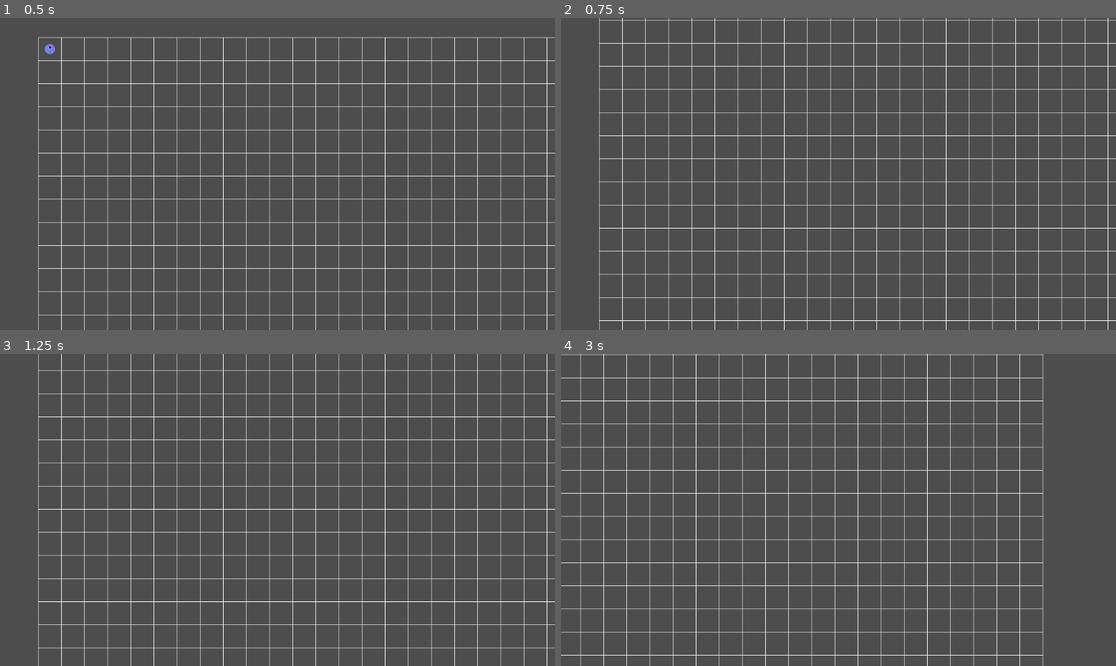
Above: before the commit, frames 1-4 (two rows, left to right).
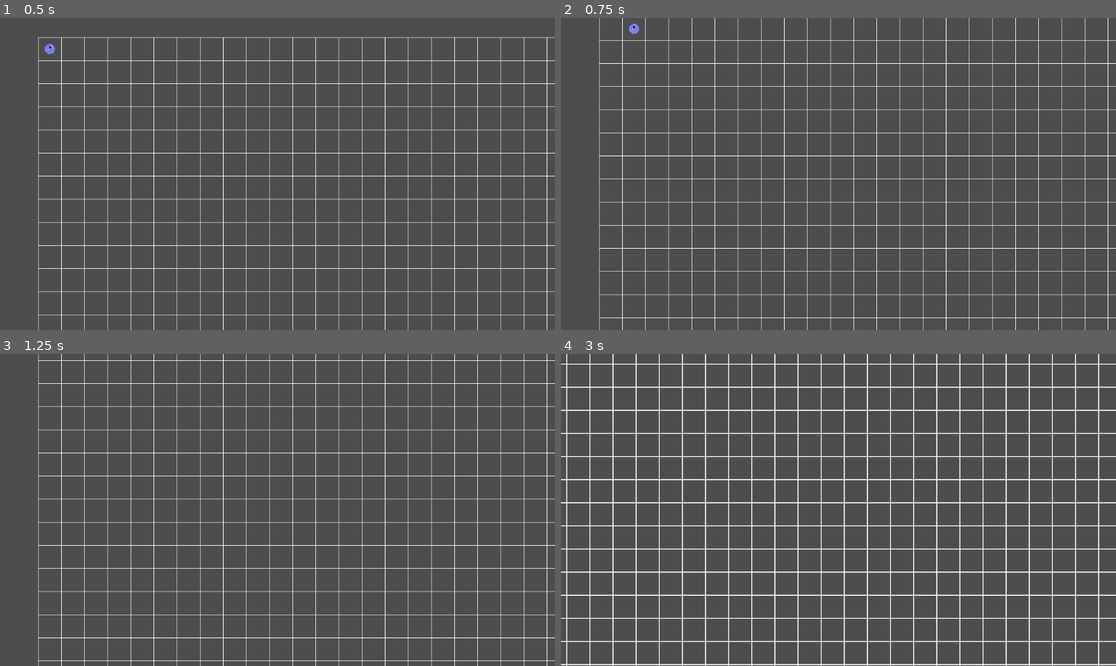
Above: after the commit, the same moments.

Repository: Blueflowerss/vpet-tempname
Game: Godot game, scene res://root.tscn
The game is run twice, just before and just after one commit, with the same random seed, the same clock (stepped at 60 frames per second) and the same inputs.
Inputs (mouse positions are in pixels of both pictures, inside the frame that each line leads up to):
- Up to frame 1 (0.5 s): no input
- Up to frame 2 (0.75 s): tap Enter at 0.5 s; move the mouse to (960, 158) at 0.52 s; hold S (pan_camera_down) from 0.53 s (still down); click (960, 158) at 0.67 s
- Up to frame 3 (1.25 s): keep holding S (pan_camera_down)
- Up to frame 4 (3 s): move the mouse to (727, 525) at 1.27 s; release S (pan_camera_down) at 1.28 s; tap A (pan_camera_left) at 1.35 s; click (727, 525) at 1.42 s; tap Space at 2 s; move the mouse to (894, 441) at 2.02 s; hold D (pan_camera_right) 2.03-2.78 s; click (894, 441) at 2.17 s; move the mouse to (810, 572) at 2.77 s; tap Up (pan_camera_up) at 2.85 s; click (810, 572) at 2.92 s

Frame 1 is identical in both runs. In frame 2, 6.6% of the frame differs, in the area x 6-100%, y 0-98%; in frame 3, 6.7%; in frame 4, 17%, in the area x 0-100%, y 0-100%.

Commit message:
Should be working now

Diff:
--- a/terrarium_camera.gd
+++ b/terrarium_camera.gd
@@ -1,6 +1,6 @@
 extends Camera2D
 
-var camera_pan_speed = 20
+var camera_pan_speed = 10
 
 func _input(event: InputEvent) -> void:
 	if event is InputEventMouseMotion:
